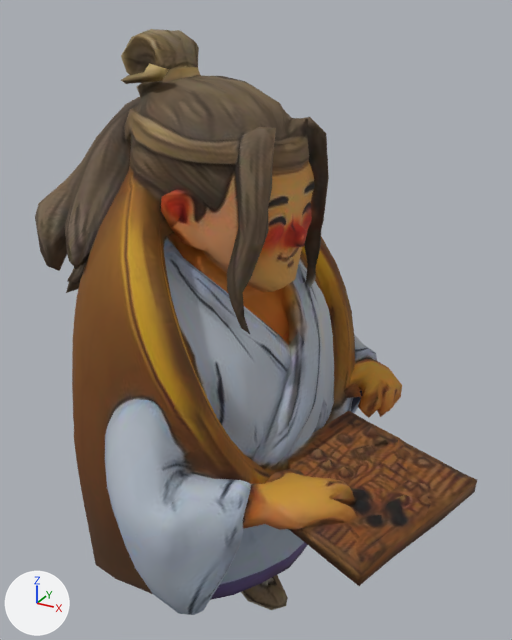
An edit to the glTF model data/tripo_app/c_weijin.glb, drawn before and after from the same camera.
Rendered twice from a camera (50 mm lens) standing at (0.568, -1.024, 0.531) and looking at (0.001, 0.008, 0.015). Every picture has the same lights, and +X, +Y and +Z are marked at lower left. The first picture is the older version. Vertices at exactly the same position are counted once.

In view in the first picture: 'tripo_node_4a9f265d-89f9-42ab-bf0c-8058bf1ff673'.
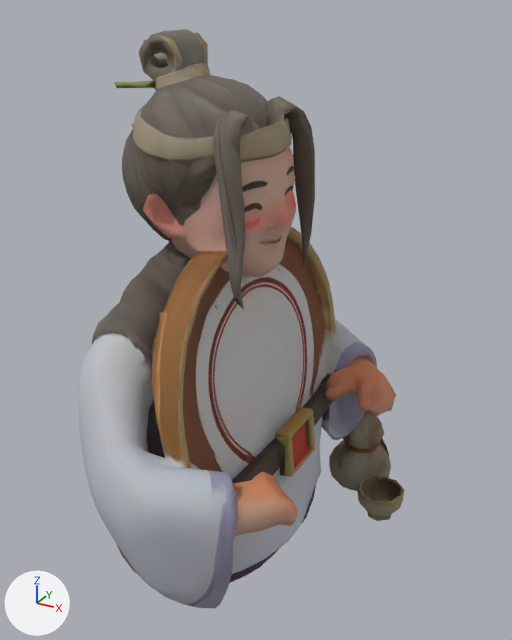
Edits to the bpy script that builds the scene:
```text
Add img_color_4321cfa1_0c26_4ee4_8bb9_68be988ac871:
    img_color_4321cfa1_0c26_4ee4_8bb9_68be988ac871 = load_image('Color_4321cfa1-0c26-4ee4-8bb9-68be988ac871', '_unpacked/Color_4321cfa1-0c26-4ee4-8bb9-68be988ac871', 1024, 1024, 'sRGB')
Add mat_tripo_material_4321cfa1_0c26_4ee4_8bb9_68be988ac871:
    mat_tripo_material_4321cfa1_0c26_4ee4_8bb9_68be988ac871 = principled_material('tripo_material_4321cfa1-0c26-4ee4-8bb9-68be988ac871')
    mat_tripo_material_4321cfa1_0c26_4ee4_8bb9_68be988ac871.texture = img_color_4321cfa1_0c26_4ee4_8bb9_68be988ac871
    mat_tripo_material_4321cfa1_0c26_4ee4_8bb9_68be988ac871.roughness = 0.75
Change me_tripo_mesh_4a9f265d_89f9_42ab_bf0c_8058bf1ff673:
    used by ob_tripo_node_4a9f265d_89f9_42ab_bf0c_8058bf1ff673; location = (0.0, 0.0, 0.0)
    remove me_tripo_mesh_4a9f265d_89f9_42ab_bf0c_8058bf1ff673.from_pydata(...)  # 3796 vertices, 7839 faces; spans x -0.419..0.419, y -0.373..0.372, z -0.499..0.5
    remove me_tripo_mesh_4a9f265d_89f9_42ab_bf0c_8058bf1ff673.materials.append(mat_tripo_material_4a9f265d_89f9_42ab_bf0c_8058bf1ff673)  # picture img_color_4a9f265d_89f9_42ab_bf0c_8058bf1ff673
    add me_tripo_mesh_4a9f265d_89f9_42ab_bf0c_8058bf1ff673.from_pydata(...)  # 3976 vertices, 7992 faces; spans x -0.249..0.249, y -0.389..0.389, z -0.501..0.5
    me_tripo_mesh_4a9f265d_89f9_42ab_bf0c_8058bf1ff673 part 1: the loose piece of 3762 vertices spanning x -0.419..0.419, y -0.373..0.372, z -0.499..0.5 is rebuilt with 3725 vertices and now spans x -0.249..0.212, y -0.389..0.332, z -0.501..0.5, in mat_tripo_material_4321cfa1_0c26_4ee4_8bb9_68be988ac871 (picture img_color_4321cfa1_0c26_4ee4_8bb9_68be988ac871)
    me_tripo_mesh_4a9f265d_89f9_42ab_bf0c_8058bf1ff673 part 2: a new loose piece of 164 vertices spanning x 0.037..0.181, y 0.242..0.389, z -0.5..-0.273, in mat_tripo_material_4321cfa1_0c26_4ee4_8bb9_68be988ac871 (picture img_color_4321cfa1_0c26_4ee4_8bb9_68be988ac871)
    me_tripo_mesh_4a9f265d_89f9_42ab_bf0c_8058bf1ff673 part 3: a new loose piece of 78 vertices spanning x 0.149..0.249, y 0.156..0.255, z -0.477..-0.413, in mat_tripo_material_4321cfa1_0c26_4ee4_8bb9_68be988ac871 (picture img_color_4321cfa1_0c26_4ee4_8bb9_68be988ac871)
    me_tripo_mesh_4a9f265d_89f9_42ab_bf0c_8058bf1ff673 part 4: 7 loose pieces with 34 vertices, spanning x -0.267..0.104, y -0.246..0.198, z -0.472..0.452, are deleted
    other edits to the shape of me_tripo_mesh_4a9f265d_89f9_42ab_bf0c_8058bf1ff673 do not show in these pictures
    add me_tripo_mesh_4a9f265d_89f9_42ab_bf0c_8058bf1ff673.materials.append(mat_tripo_material_4321cfa1_0c26_4ee4_8bb9_68be988ac871)  # picture img_color_4321cfa1_0c26_4ee4_8bb9_68be988ac871
```

Where the change shows, as pixel boxes (x1, y1, x2, y2) in the pictures (512 x 640 px):
'tripo_node_4a9f265d-89f9-42ab-bf0c-8058bf1ff673', reshaped, recoloured (26% narrower): before (35, 29, 477, 615); after (78, 29, 404, 609)
part 1 of me_tripo_mesh_4a9f265d_89f9_42ab_bf0c_8058bf1ff673, rebuilt (28% narrower): before (35, 29, 477, 615); after (78, 29, 396, 609)
part 2 of me_tripo_mesh_4a9f265d_89f9_42ab_bf0c_8058bf1ff673, added (brown): after (329, 411, 391, 491)
part 3 of me_tripo_mesh_4a9f265d_89f9_42ab_bf0c_8058bf1ff673, added (brown): after (357, 476, 404, 521)
part 4 of me_tripo_mesh_4a9f265d_89f9_42ab_bf0c_8058bf1ff673, deleted (brown): before (121, 64, 169, 84)
